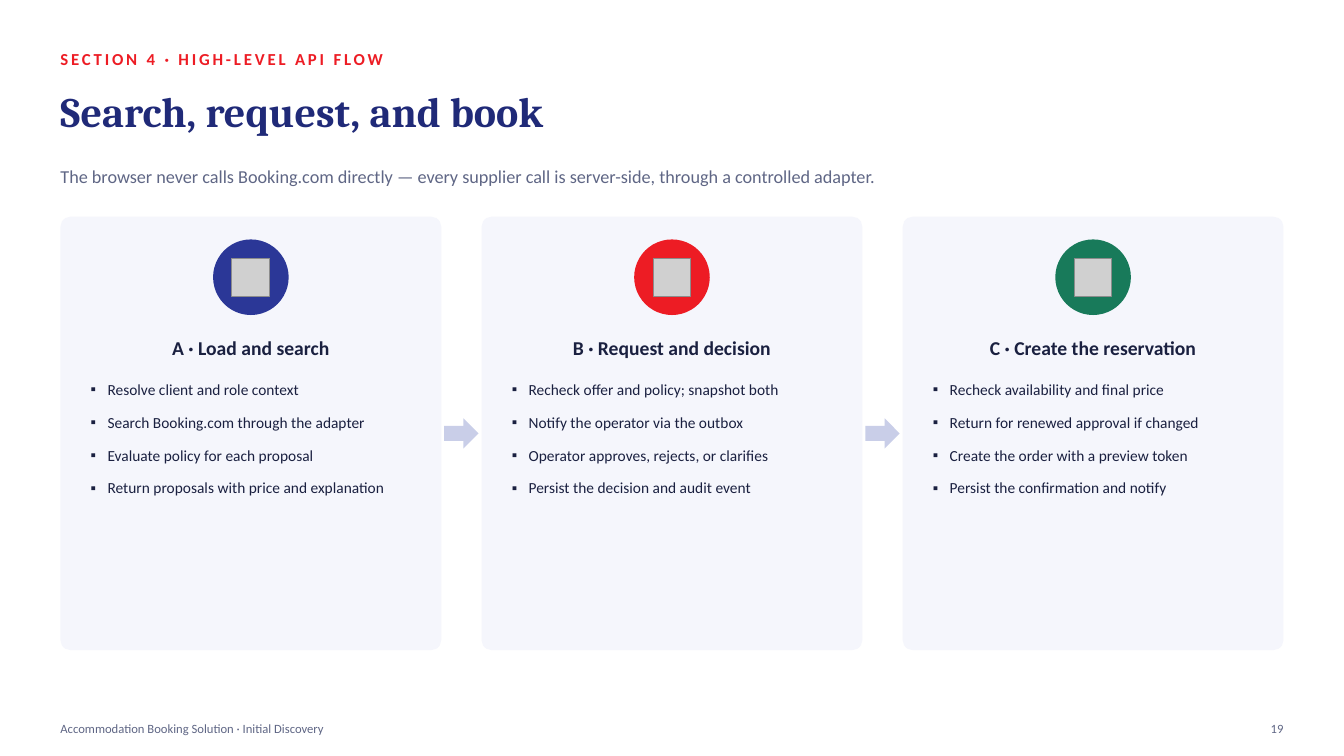
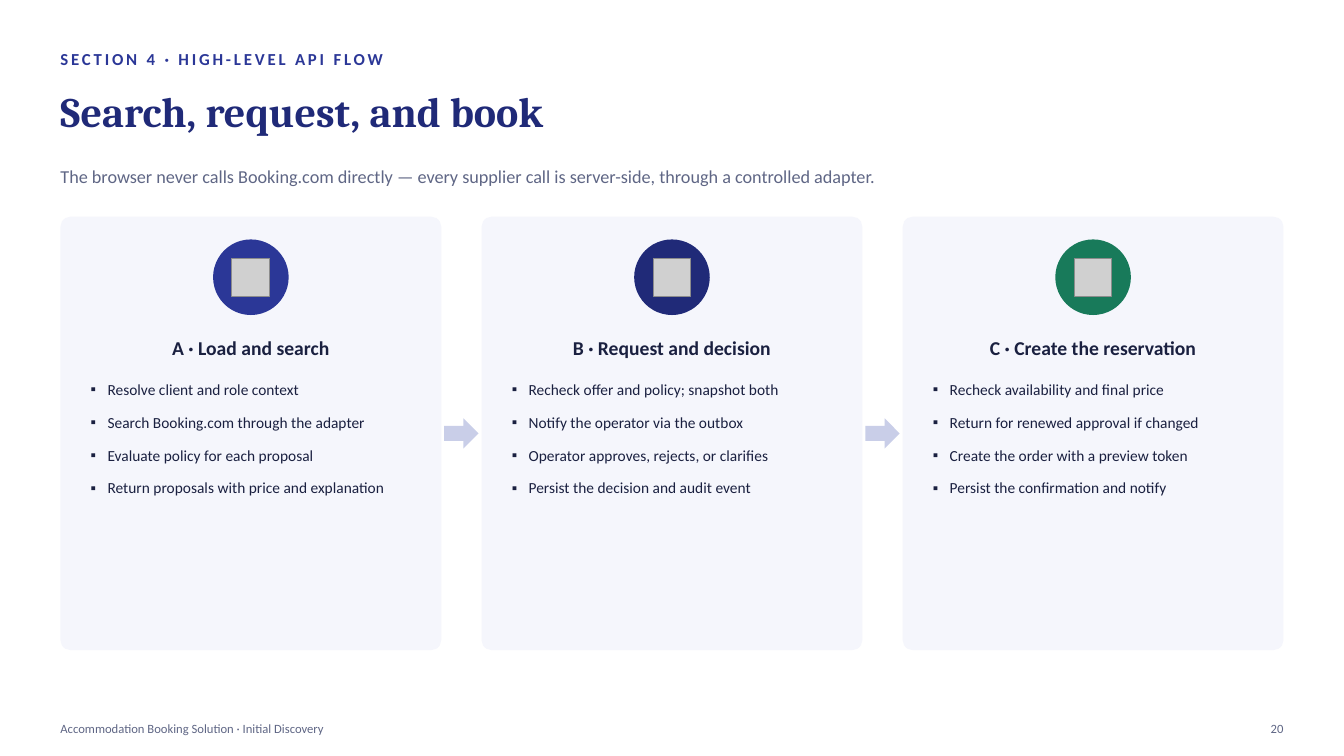
Before and after one commit to mohitkanwar/Accomodation-Booking-Solution, a slide deck: slide 21 of deck/Accommodation-Booking-Solution-Discovery-Presentation.pptx (slide 20 before the commit). Drawn at 1344x756 pixels with LibreOffice and Linux fonts; fonts in the diff are those of the drawing; grey boxes stand for pictures. Boxes give left, top, right and bottom in pixels: in the first picture for what was removed or moved away, otherwise in the second. Text is boxed around its words. In the diff, an @@ line names an element or a change of style, - is before the commit and + after.

```diff
--- a/deck/Accommodation-Booking-Solution-Discovery-Presentation.pptx
+++ b/deck/Accommodation-Booking-Solution-Discovery-Presentation.pptx
@@ text "SECTION 4 · HIGH-LEVEL API ..." at (60, 54, 383, 65): text colour #ED1C24 to #2B3797 @@
@@ ellipse at (634, 240, 710, 316): fill #ED1C24 to #202A78 @@
@@ text at (1271, 725, 1284, 733): text changed @@
-19
+20
```
Also in this commit, not shown: 30 other slides changed, 1 slide added, 6 other files.
